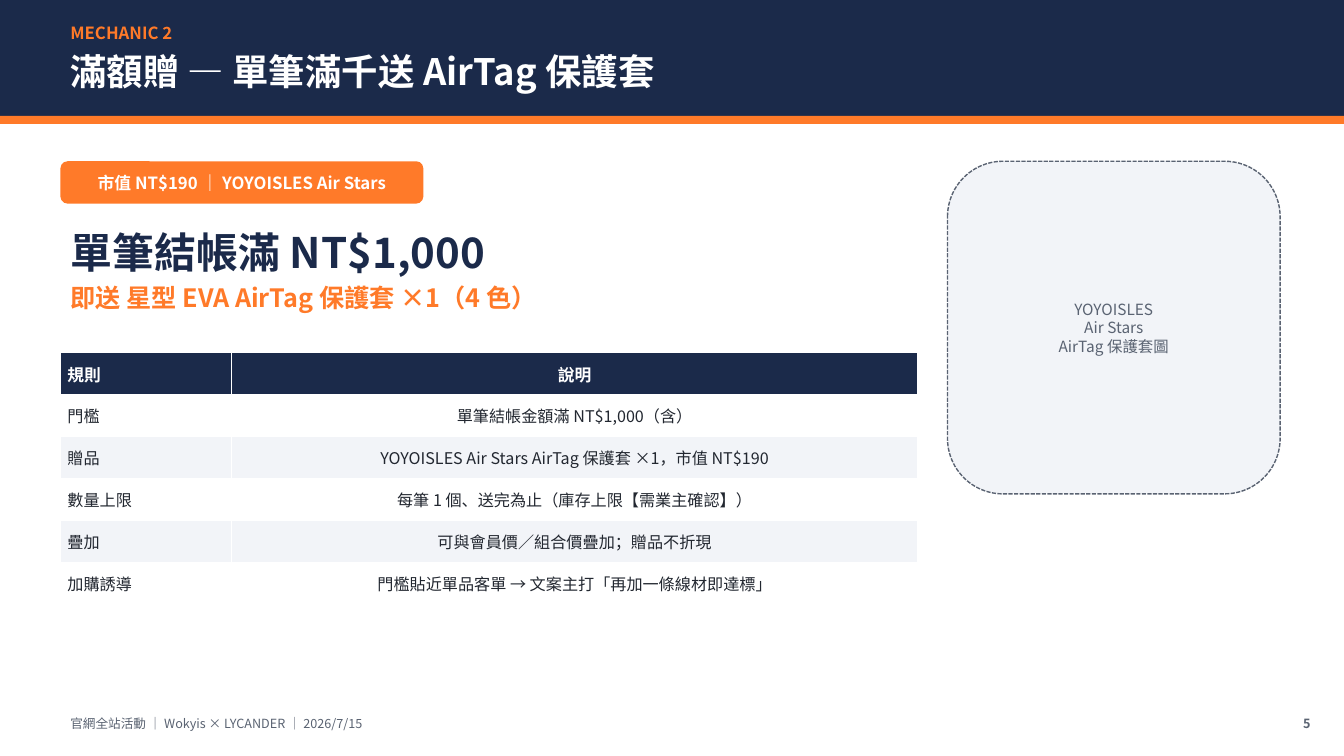
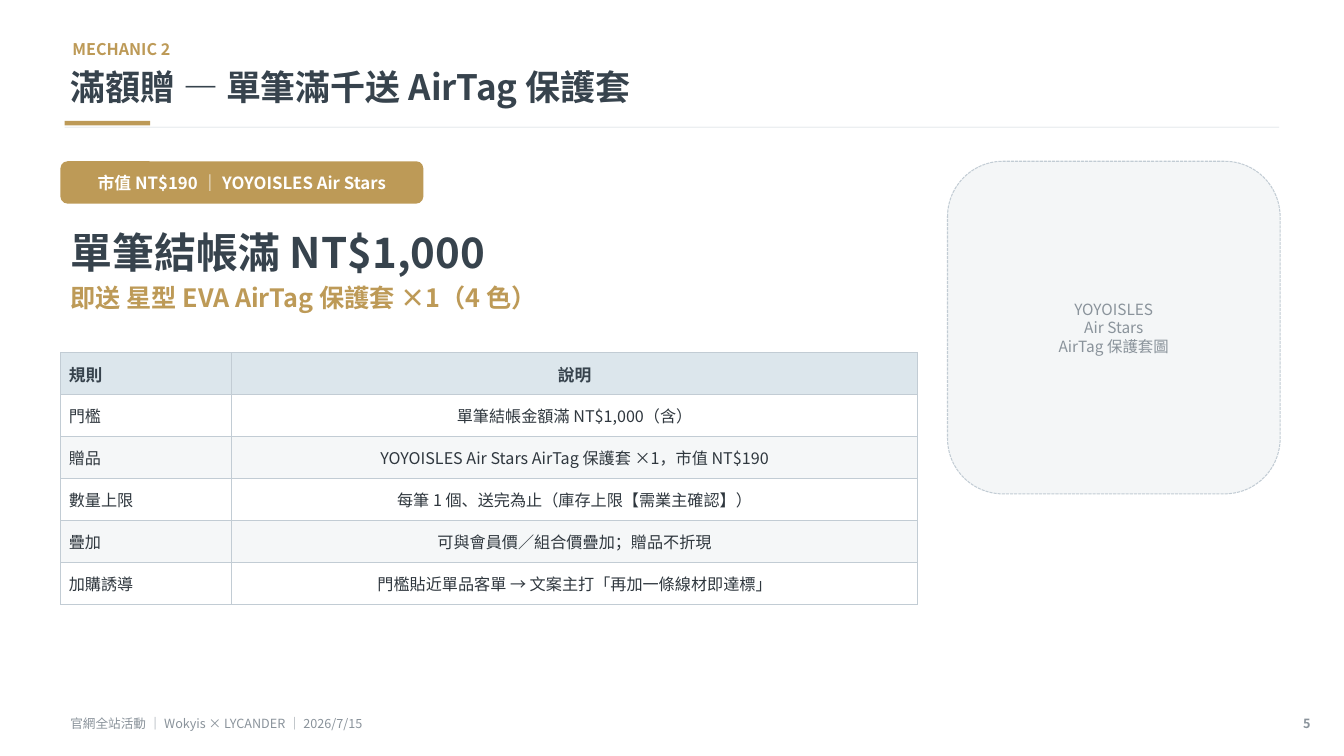
Before and after one commit to Lycander168/FrankAie-hub, a slide deck: slide 5 of projects/website-campaign-2026-0715/campaign-deck.pptx. Drawn at 1344x756 pixels with LibreOffice and Linux fonts; fonts in the diff are those of the drawing. Boxes give left, top, right and bottom in pixels: in the first picture for what was removed or moved away, otherwise in the second. Text is boxed around its words. In the diff, an @@ line names an element or a change of style, - is before the commit and + after.

```diff
--- a/projects/website-campaign-2026-0715/campaign-deck.pptx
+++ b/projects/website-campaign-2026-0715/campaign-deck.pptx
@@ rectangle removed at box(0, 0, 1344, 116) @@
@@ text "MECHANIC 2": place and size @@
-text "MECHANIC 2" at box(70, 26, 172, 39)
+text "MECHANIC 2" at box(72, 43, 171, 55)
@@ text "MECHANIC 2" at box(72, 43, 171, 55): size 12 to 11.5 pt, text colour #FF7A29 to #BD9A57 @@
@@ text "滿額贈 — 單筆滿千送 AirTag 保護套": place and size @@
-text "滿額贈 — 單筆滿千送 AirTag 保護套" at box(70, 54, 654, 94)
+text "滿額贈 — 單筆滿千送 AirTag 保護套" at box(70, 70, 631, 109)
@@ text "滿額贈 — 單筆滿千送 AirTag 保護套" at box(70, 70, 631, 109): size 26 to 25 pt, text colour #FFFFFF to #37434D @@
@@ rectangle: place and size @@
-rectangle at box(0, 116, 1344, 124)
+rectangle at box(65, 126, 1279, 127)
@@ rectangle at box(65, 126, 1279, 127): fill #FF7A29 to #ECEFF1 @@
@@ rectangle added at box(65, 121, 150, 125), fill #BD9A57 @@
@@ rounded rectangle "市值 NT$190 ｜ YOYOISLES Air ..." at box(60, 161, 423, 204): fill #FF7A29 to #BD9A57 @@
@@ rounded rectangle "YOYOISLES" at box(948, 161, 1280, 494): text colour #5A6372 to #8A939B; fill #F2F4F8 to #F4F6F7; outline #5A6372 1 pt dashed to #C2CCD4 0.75 pt dashed @@
@@ text "單筆結帳滿 NT$1,000" at box(70, 232, 537, 313): text colour #1B2A4A to #37434D in "單筆結帳滿 NT$1,000"; text colour #FF7A29 to #BD9A57 in "即送 星型 EVA AirTag 保護套 ×1（4 色）" @@
@@ table at box(60, 353, 918, 605) @@
@@ fill #1B2A4A to #DCE6EC in row 1 @@
@@ fill #F2F4F8 to #F5F7F8 in 4 cells @@
@@ text colour #FFFFFF to #37434D in "規則", "說明" @@
@@ text colour #222730 to #2F373E @@
@@ borders changed @@
@@ text "官網全站活動 ｜ Wokyis × LYCANDER ..." at box(70, 717, 362, 731): text colour #5A6372 to #8A939B @@
@@ text "5" at box(1303, 718, 1310, 728): text colour #5A6372 to #8A939B @@
```
Also in this commit, not shown: 19 other slides changed, 1 other file.
